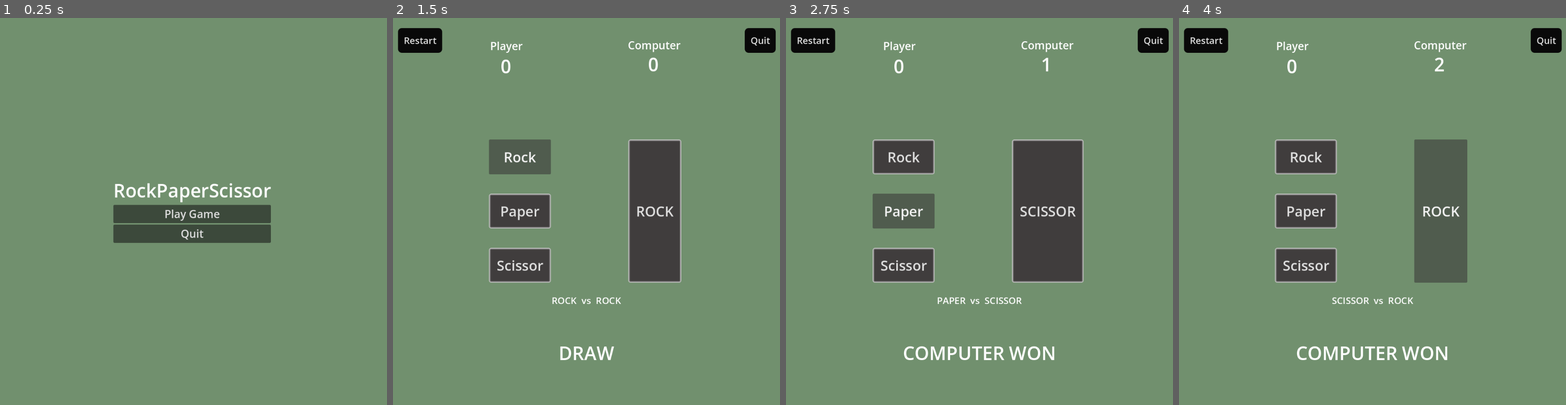
Above: before the commit, frames 1-4 (left to right).
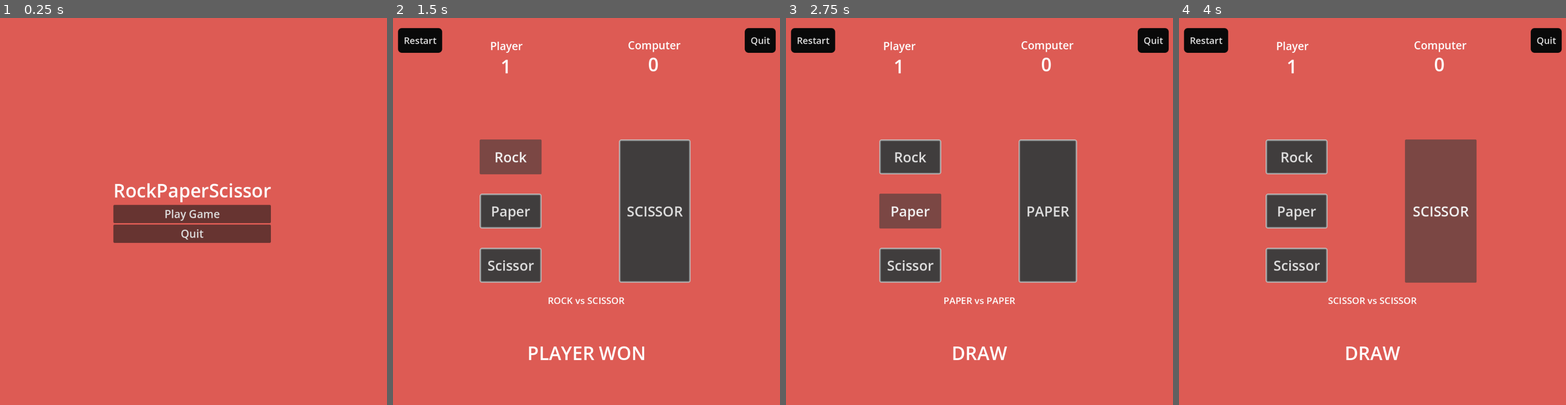
Above: after the commit, the same moments.

Repository: ankit-suman-07/GODOT_RockPaperScissor
Game: Godot game, scene res://scenes/main_menu.tscn
The game is run twice, just before and just after one commit, with the same random seed, the same clock (stepped at 60 frames per second) and the same inputs. Before the commit the project has no main scene; this scene is started directly in both runs.
Inputs:
- Up to frame 1 (0.25 s): no input
- Up to frame 2 (1.5 s): click "Play Game" at 0.5 s; click "Rock" at 1.25 s
- Up to frame 3 (2.75 s): click "Paper" at 2 s
- Up to frame 4 (4 s): click "Scissor" at 2.75 s; click "ROCK" (after the commit: "SCISSOR") at 3.5 s

The runs differ from the first frame. In frame 1, 99% of the frame differs, in the area x 0-100%, y 0-100%; in frame 2, 92%; in frame 3, 91%; in frame 4, 96%.

Commit message:
Update code for efficiency

Diff:
--- a/project.godot
+++ b/project.godot
@@ -11,6 +11,7 @@
 [application]
 
 config/name="RockPaperScissor"
+run/main_scene="uid://ctlqc6sc1bs3x"
 config/features=PackedStringArray("4.6", "GL Compatibility")
 config/icon="res://icon.svg"
 
@@ -28,4 +29,4 @@
 rendering_device/driver.windows="d3d12"
 renderer/rendering_method="gl_compatibility"
 renderer/rendering_method.mobile="gl_compatibility"
-environment/defaults/default_clear_color=Color(0.44313726, 0.5647059, 0.43137255, 1)
+environment/defaults/default_clear_color=Color(0.8654533, 0.35582045, 0.33080587, 1)
--- a/scripts/start_game.gd
+++ b/scripts/start_game.gd
@@ -4,81 +4,90 @@
 @onready var player_score = $PlayerScoreValue
 @onready var computer_score = $ComputerScoreValue
 @onready var computer_btn = $CenterContainer/HBoxContainer/VBoxContainer2/AI
-@onready var round_result = $"WinnerLabel"
+@onready var round_result = $WinnerLabel
 @onready var winner_label = $RoundResult
 
-const AI_OPTIONS = ["ROCK", "PAPER", "SCISSOR", "PAPER", "SCISSOR", "ROCK", "SCISSOR", "ROCK", "PAPER"]
+const ROCK = "ROCK"
+const PAPER = "PAPER"
+const SCISSOR = "SCISSOR"
+
+const AI_OPTIONS = [ROCK, PAPER, SCISSOR]
+
 var round = 5
 var player_score_value = 0
 var computer_score_value = 0
 
-
-# Called when the node enters the scene tree for the first time.
-func _ready() -> void:
-	pass # Replace with function body.
+var rng = RandomNumberGenerator.new()
 
 
-# Called every frame. 'delta' is the elapsed time since the previous frame.
-func _process(delta: float) -> void:
-	pass
+func _ready() -> void:
+	rng.randomize()
+
 
 func select_round_winner(player_selected):
-	var probabilities = [1, 1, 1, 1, 1, 1, 1, 1, 1];
-	var random = RandomNumberGenerator.new()
-	var ai_selected = AI_OPTIONS[random.rand_weighted(probabilities)]
+	var ai_selected = AI_OPTIONS[rng.randi_range(0, AI_OPTIONS.size() - 1)]
 
 	computer_btn.text = ai_selected
+	round_selections.text = player_selected + " vs " + ai_selected
 
-	round_selections.text = player_selected + "  vs  "   + ai_selected
+	var result = get_result(player_selected, ai_selected)
 
-	if ai_selected == player_selected:
-		round_result.text = "DRAW"
-	elif ai_selected == "ROCK":
-		if player_selected == "PAPER":
+	match result:
+		"DRAW":
+			round_result.text = "DRAW"
+		"PLAYER":
 			round_result.text = "PLAYER WON"
 			player_score_value += 1
-		else:
-			round_result.text = "COMPUTER WON"
-			computer_score_value += 1
-	elif ai_selected == "PAPER":
-		if player_selected == "SCISSOR":
-			round_result.text = "PLAYER WON"
-			player_score_value += 1
-		else:
-			round_result.text = "COMPUTER WON"
-			computer_score_value += 1
-	elif ai_selected == "SCISSOR":
-		if player_selected == "ROCK":
-			round_result.text = "PLAYER WON"
-			player_score_value += 1
-		else:
+		"AI":
 			round_result.text = "COMPUTER WON"
 			computer_score_value += 1
 
+	update_scores()
+	select_game_winner()
+
+
+func get_result(player, ai):
+	if player == ai:
+		return "DRAW"
+
+	match player:
+		ROCK:
+			return "PLAYER" if ai == SCISSOR else "AI"
+		PAPER:
+			return "PLAYER" if ai == ROCK else "AI"
+		SCISSOR:
+			return "PLAYER" if ai == PAPER else "AI"
+
+	return "ERROR"
+
+
+func update_scores():
 	player_score.text = str(player_score_value)
 	computer_score.text = str(computer_score_value)
-	select_game_winner()
+
 
 func select_game_winner():
 	if round > 1:
 		round -= 1
+		return
+
+	if player_score_value == computer_score_value:
+		winner_label.text = "DRAW"
+	elif player_score_value > computer_score_value:
+		winner_label.text = "PLAYER WON"
 	else:
-		if player_score_value == computer_score_value:
-			winner_label.text = "DRAW"
-		elif player_score_value > computer_score_value:
-			winner_label.text = "PLAYER WON"
-		else:
-			winner_label.text = "COMPUTER WON"
+		winner_label.text = "COMPUTER WON"
 
-		disable_all_buttons()
+	disable_all_buttons()
+
 
 func disable_all_buttons():
-	# Replace "HBoxContainer/VBoxContainer" with the actual path to your VBox
 	var container = $CenterContainer/HBoxContainer/VBoxContainer
 
 	for child in container.get_children():
 		if child is Button:
 			child.disabled = true
+
 
 func _on_exit_btn_pressed() -> void:
 	get_tree().change_scene_to_file("res://scenes/main_menu.tscn")
@@ -89,12 +98,12 @@
 
 
 func _on_rock_pressed() -> void:
-	select_round_winner("ROCK")
+	select_round_winner(ROCK)
 
 
 func _on_paper_pressed() -> void:
-	select_round_winner("PAPER")
+	select_round_winner(PAPER)
 
 
 func _on_scissor_pressed() -> void:
-	select_round_winner("SCISSOR")
+	select_round_winner(SCISSOR)
